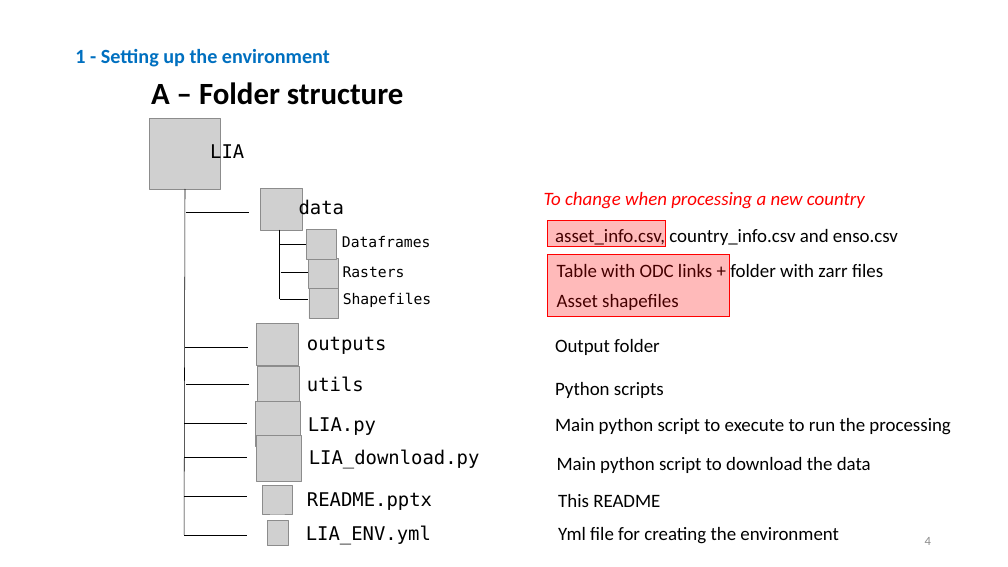
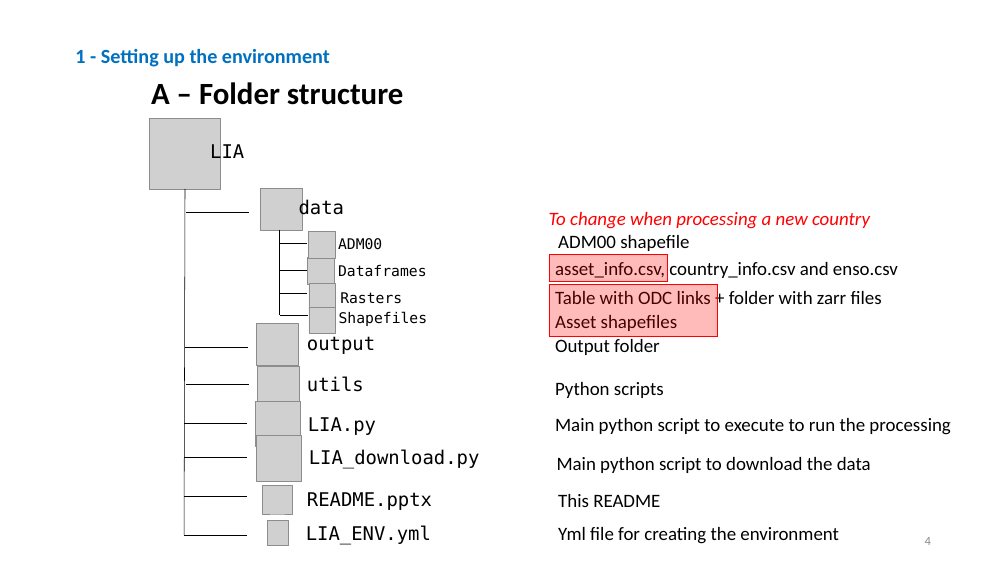
Before and after one commit to WFP-VAM/LIA, a slide deck: slide 4 of README.pptx. Drawn at 1008x567 pixels with LibreOffice and Linux fonts; fonts in the diff are those of the drawing; grey boxes stand for pictures. Boxes give left, top, right and bottom in pixels: in the first picture for what was removed or moved away, otherwise in the second. Text is boxed around its words. In the diff, an @@ line names an element or a change of style, - is before the commit and + after.

```diff
--- a/README.pptx
+++ b/README.pptx
@@ text "To change when processing a ...": place and size @@
-text "To change when processing a ..." at [544, 192, 865, 209]
+text "To change when processing a ..." at [549, 212, 870, 229]
@@ line moved from (280, 230) - (280, 299) to (280, 230) - (280, 315) @@
@@ text added at [338, 238, 382, 250], 14 pt, text #000000 @@
+ADM00
@@ text added at [558, 235, 689, 251], 18 pt, text #000000 @@
+ADM00 shapefile
@@ text "Dataframes": place and size @@
-text "Dataframes" at [342, 235, 431, 248]
+text "Dataframes" at [338, 264, 427, 277]
@@ text "asset_info.csv, country_info.csv and enso.csv": place and size @@
-text "asset_info.csv, country_info.csv and enso.csv" at [555, 229, 898, 248]
+text "asset_info.csv, country_info.csv and enso.csv" at [555, 262, 898, 278]
@@ rectangle: place and size @@
-rectangle at [547, 220, 665, 247]
+rectangle at [550, 255, 668, 281]
@@ line moved from (280, 299) - (308, 299) to (279, 293) - (307, 293) @@
@@ line moved from (281, 273) - (308, 273) to (280, 270) - (307, 270) @@
@@ picture: place and size @@
-picture at [309, 289, 339, 318]
+picture at [309, 284, 335, 309]
@@ text "Rasters": place and size @@
-text "Rasters" at [343, 266, 405, 278]
+text "Rasters" at [340, 292, 402, 304]
@@ text "Table with ODC links + ...": place and size @@
-text "Table with ODC links + ..." at [557, 264, 883, 277]
+text "Table with ODC links + ..." at [555, 291, 882, 304]
@@ rectangle: place and size @@
-rectangle at [547, 255, 730, 317]
+rectangle at [549, 284, 718, 337]
@@ line added from (280, 315) to (308, 315), #000000 0.5 pt @@
@@ picture added at [309, 307, 335, 333] @@
@@ text "Shapefiles": place and size @@
-text "Shapefiles" at [343, 292, 432, 307]
+text "Shapefiles" at [339, 311, 428, 326]
@@ text "Asset shapefiles": place and size @@
-text "Asset shapefiles" at [557, 294, 679, 310]
+text "Asset shapefiles" at [555, 315, 678, 331]
@@ text at [307, 336, 375, 354]: text changed @@
-outputs
+output
```
Also in this commit, not shown: 1 other slide changed.
